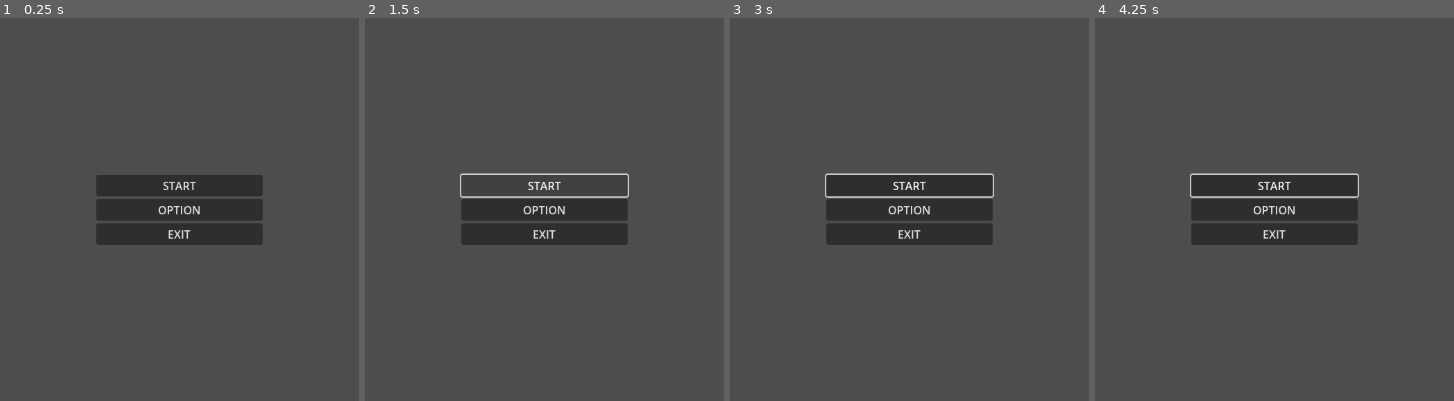
Above: before the commit, frames 1-4 (left to right).
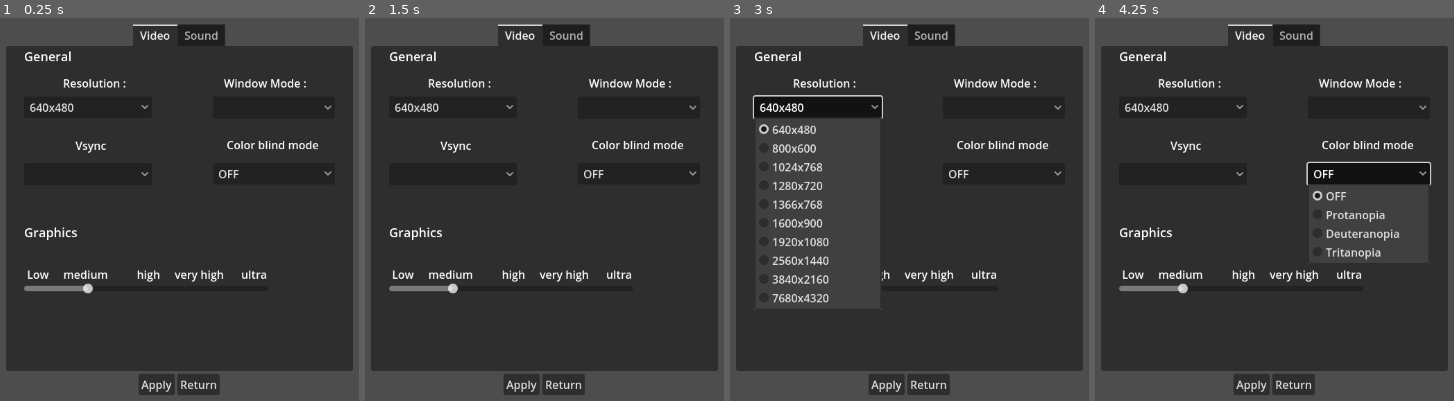
Above: after the commit, the same moments.

Repository: sinnate/Godot_4.0_MainMenu
Game: Godot game, scene res://main.tscn
Two runs of this game, one before a commit and one after it. Both use one fixed random seed, a clock stepped at 60 frames per second and the inputs below. The project has no main scene, so this scene is started directly.
Inputs (mouse positions are in pixels of both pictures, inside the frame that each line leads up to):
- Up to frame 1 (0.25 s): no input
- Up to frame 2 (1.5 s): click (451, 175) at 0.52 s; click (544, 186) at 1.25 s, where only the run before the commit has a clickable "START"
- Up to frame 3 (3 s): click (909, 186) at 2 s, where only the run before the commit has a clickable "START"; click (816, 106) at 2.75 s, where only the run after the commit has a clickable "640x480"
- Up to frame 4 (4.25 s): click (1367, 175) at 3.5 s, where only the run after the commit has a clickable "OFF"

The runs differ from the first frame. In frame 1, 76% of the frame differs, in the area x 1-99%, y 1-99%; in frame 2, 77%; in frame 3, 64%; in frame 4, 72%.
Error before the commit: Invalid type in function 'select' in base 'OptionButton'. Cannot convert argument 1 from Nil to int. (res://src/menu_controller.gd:69)
Error after the commit: Invalid type in function 'select' in base 'OptionButton'. Cannot convert argument 1 from Nil to int. (res://src/menu_controller.gd:36)

Commit message:
update vsync

Diff:
--- a/main.tscn
+++ b/main.tscn
@@ -18,6 +18,7 @@
 
 [node name="MainContainer" type="VBoxContainer" parent="MainMenu"]
 unique_name_in_owner = true
+visible = false
 custom_minimum_size = Vector2(200, 0)
 layout_mode = 1
 anchors_preset = 8
@@ -48,7 +49,6 @@
 
 [node name="OptionContainer" type="VBoxContainer" parent="MainMenu"]
 unique_name_in_owner = true
-visible = false
 custom_minimum_size = Vector2(500, 500)
 layout_mode = 1
 anchors_preset = 8
@@ -83,9 +83,9 @@
 
 [node name="Resolution_Label" type="Label" parent="MainMenu/OptionContainer/TabContainer/Video"]
 layout_mode = 0
-offset_left = 66.0
+offset_left = 82.0
 offset_top = 42.0
-offset_right = 157.0
+offset_right = 173.0
 offset_bottom = 68.0
 text = "Resolution :"
 
@@ -93,9 +93,9 @@
 unique_name_in_owner = true
 layout_mode = 0
 offset_left = 26.0
-offset_top = 74.0
-offset_right = 194.0
-offset_bottom = 98.0
+offset_top = 72.5
+offset_right = 210.0
+offset_bottom = 103.5
 item_count = 10
 popup/item_0/text = "640x480"
 popup/item_0/id = 0
@@ -120,48 +120,57 @@
 
 [node name="WindowMode_Label" type="Label" parent="MainMenu/OptionContainer/TabContainer/Video"]
 layout_mode = 0
-offset_left = 330.0
+offset_left = 314.0
 offset_top = 42.0
-offset_right = 450.0
+offset_right = 434.0
 offset_bottom = 68.0
 text = "Window Mode :"
 
 [node name="WindowMode_Optionbutton" type="OptionButton" parent="MainMenu/OptionContainer/TabContainer/Video"]
 layout_mode = 0
-offset_left = 306.0
-offset_top = 74.0
+offset_left = 298.0
+offset_top = 73.0
 offset_right = 474.0
-offset_bottom = 98.0
+offset_bottom = 105.0
 
 [node name="Vsync_Label" type="Label" parent="MainMenu/OptionContainer/TabContainer/Video"]
 layout_mode = 0
-offset_left = 26.0
-offset_top = 130.0
-offset_right = 71.0
-offset_bottom = 156.0
+offset_left = 100.0
+offset_top = 132.0
+offset_right = 145.0
+offset_bottom = 158.0
 text = "Vsync"
 
-[node name="Vsync_CheckButton" type="CheckButton" parent="MainMenu/OptionContainer/TabContainer/Video"]
-layout_mode = 0
-offset_left = 82.0
+[node name="Vsync_OptionButton" type="OptionButton" parent="MainMenu/OptionContainer/TabContainer/Video"]
+layout_mode = 0
+offset_left = 26.0
+offset_top = 169.0
+offset_right = 210.0
+offset_bottom = 201.0
+item_count = 4
+popup/item_0/text = "off"
+popup/item_0/id = 0
+popup/item_1/text = "Normal"
+popup/item_1/id = 1
+popup/item_2/text = "Adaptative"
+popup/item_2/id = 2
+popup/item_3/text = "MailBox"
+popup/item_3/id = 3
+
+[node name="Color_blind" type="Label" parent="MainMenu/OptionContainer/TabContainer/Video"]
+layout_mode = 0
+offset_left = 318.0
 offset_top = 131.0
-offset_right = 126.0
-offset_bottom = 155.0
-
-[node name="Color_blind" type="Label" parent="MainMenu/OptionContainer/TabContainer/Video"]
-layout_mode = 0
-offset_left = 178.0
-offset_top = 131.0
-offset_right = 311.0
+offset_right = 451.0
 offset_bottom = 157.0
 text = "Color blind mode"
 
 [node name="ColorBlind_OptionButton" type="OptionButton" parent="MainMenu/OptionContainer/TabContainer/Video"]
 layout_mode = 0
-offset_left = 322.0
-offset_top = 127.0
-offset_right = 482.0
-offset_bottom = 158.0
+offset_left = 298.0
+offset_top = 169.0
+offset_right = 474.0
+offset_bottom = 200.0
 item_count = 4
 selected = 0
 popup/item_0/text = "OFF"
@@ -176,18 +185,18 @@
 [node name="Graphics_Label" type="Label" parent="MainMenu/OptionContainer/TabContainer/Video"]
 layout_mode = 0
 offset_left = 26.0
-offset_top = 191.0
+offset_top = 256.0
 offset_right = 103.0
-offset_bottom = 220.0
+offset_bottom = 285.0
 text = "Graphics"
 label_settings = ExtResource("2_yfgsl")
 
 [node name="Preset_HSlider" type="HSlider" parent="MainMenu/OptionContainer/TabContainer/Video"]
 layout_mode = 0
 offset_left = 26.0
-offset_top = 279.0
+offset_top = 342.0
 offset_right = 378.0
-offset_bottom = 295.0
+offset_bottom = 358.0
 max_value = 20.0
 step = 5.0
 value = 5.0
@@ -304,7 +313,7 @@
 [connection signal="pressed" from="MainMenu/MainContainer/Exit_button" to="MainMenu" method="_on_exit_button_pressed"]
 [connection signal="item_selected" from="MainMenu/OptionContainer/TabContainer/Video/Resolution_Optionbutton" to="MainMenu" method="_on_resolution_optionbutton_item_selected"]
 [connection signal="item_selected" from="MainMenu/OptionContainer/TabContainer/Video/WindowMode_Optionbutton" to="MainMenu" method="_on_window_mode_optionbutton_item_selected"]
-[connection signal="pressed" from="MainMenu/OptionContainer/TabContainer/Video/Vsync_CheckButton" to="MainMenu" method="_on_vsync_check_button_pressed"]
+[connection signal="item_selected" from="MainMenu/OptionContainer/TabContainer/Video/Vsync_OptionButton" to="MainMenu" method="_on_vsync_option_button_item_selected"]
 [connection signal="value_changed" from="MainMenu/OptionContainer/TabContainer/Video/Preset_HSlider" to="MainMenu" method="_on_preset_h_slider_value_changed"]
 [connection signal="value_changed" from="MainMenu/OptionContainer/TabContainer/Sound/General_HScrollBar" to="MainMenu" method="_on_general_h_scroll_bar_value_changed"]
 [connection signal="value_changed" from="MainMenu/OptionContainer/TabContainer/Sound/General_HScrollBar" to="MainMenu/OptionContainer/TabContainer/Sound/General_HScrollBar/Scroll_Label" method="_on_h_scroll_bar_value_changed"]
--- a/src/menu_controller.gd
+++ b/src/menu_controller.gd
@@ -11,9 +11,13 @@
 @onready var MainContainer = get_node("%MainContainer")
 
 # Config file
+# Move it into a singleton
 var SettingsFile = ConfigFile.new()
-var Vsync : bool = false
-
+#--
+var Vsync : int = 0
+# I'm a Vector3 instead of 3 var float
+# - x : General , y : Music , z : SFX
+var Audio : Vector3 = Vector3(70.0,70.0,70.0)
 
 
 func _get_resolution(index) -> Vector2i:
@@ -28,6 +32,7 @@
 func _first_time() -> void:
 	DisplayServer.window_set_size(DisplayServer.screen_get_size())
 	DisplayServer.window_set_mode(DisplayServer.WINDOW_MODE_MAXIMIZED)
+	DisplayServer.window_set_vsync_mode(Vsync)
 	Resolution_ob.select(_check_resolution(DisplayServer.screen_get_size()))
 	# -- Video
 	SettingsFile.set_value("VIDEO","Resolution",_get_resolution(Resolution_ob.get_index()))
@@ -36,16 +41,16 @@
 	SettingsFile.set_value("VIDEO","Graphics",_get_resolution(Resolution_ob.get_index()))
 	SettingsFile.set_value("VIDEO","Color blind",_get_resolution(Resolution_ob.get_index()))
 	# -- Audio
-	SettingsFile.set_value("AUDIO","General",_get_resolution(Resolution_ob.get_index()))
-	SettingsFile.set_value("AUDIO","Music",Vsync)
-	SettingsFile.set_value("AUDIO","SFX",_get_resolution(Resolution_ob.get_index()))
+	SettingsFile.set_value("AUDIO","General",Audio.x)
+	SettingsFile.set_value("AUDIO","Music",Audio.y)
+	SettingsFile.set_value("AUDIO","SFX",Audio.z)
 
 	SettingsFile.save("user://settings.cfg")
 
 
 func _load_settings():
 	if (SettingsFile.load("user://settings.cfg") != OK):
-		return
+		_first_time()
 	else:
 		pass
 func _save_settings() -> void:
@@ -56,9 +61,9 @@
 	SettingsFile.set_value("VIDEO","Graphics",_get_resolution(Resolution_ob.get_index()))
 	SettingsFile.set_value("VIDEO","Color blind",_get_resolution(Resolution_ob.get_index()))
 	# -- Audio
-	SettingsFile.set_value("AUDIO","General",_get_resolution(Resolution_ob.get_index()))
-	SettingsFile.set_value("AUDIO","Music",Vsync)
-	SettingsFile.set_value("AUDIO","SFX",_get_resolution(Resolution_ob.get_index()))
+	SettingsFile.set_value("AUDIO","General",Audio.x)
+	SettingsFile.set_value("AUDIO","Music",Audio.y)
+	SettingsFile.set_value("AUDIO","SFX",Audio.z)
 
 	SettingsFile.save("user://settings.cfg")
 
@@ -95,34 +100,31 @@
 func _on_resolution_optionbutton_item_selected(index):
 	DisplayServer.window_set_size(_get_resolution(index))
 
-	#Window.size = _get_resolution(index)
 
 
 func _on_window_mode_optionbutton_item_selected(index):
 	pass # Replace with function body.
 
 
-func _on_vsync_check_button_pressed():
-	Vsync = !Vsync
-	print(Vsync)
 
 
 func _on_preset_h_slider_value_changed(value):
+	# start here https://docs.godotengine.org/en/stable/tutorials/3d/mesh_lod.html
 	pass # Replace with function body.
 
 
-# -- OPTION TAB --
+# -- AUDIO TAB --
 
 func _on_general_h_scroll_bar_value_changed(value):
-	pass # Replace with function body.
+	Audio.x = value
 
 
 func _on_music_h_scroll_bar_value_changed(value):
-	pass # Replace with function body.
+	Audio.y = value
 
 
 func _on_sfx_h_scroll_bar_value_changed(value):
-	pass # Replace with function body.
+	Audio.z = value
 
 
 # -- Save and Exit buttons
@@ -136,3 +138,9 @@
 	MainContainer.visible = true
 	OptionContainer.visible = false
 	_save_settings()
+
+
+
+func _on_vsync_option_button_item_selected(index):
+	# check the documentation about Vsync : https://docs.godotengine.org/en/stable/classes/class_displayserver.html#enum-displayserver-vsyncmode
+	Vsync = index
